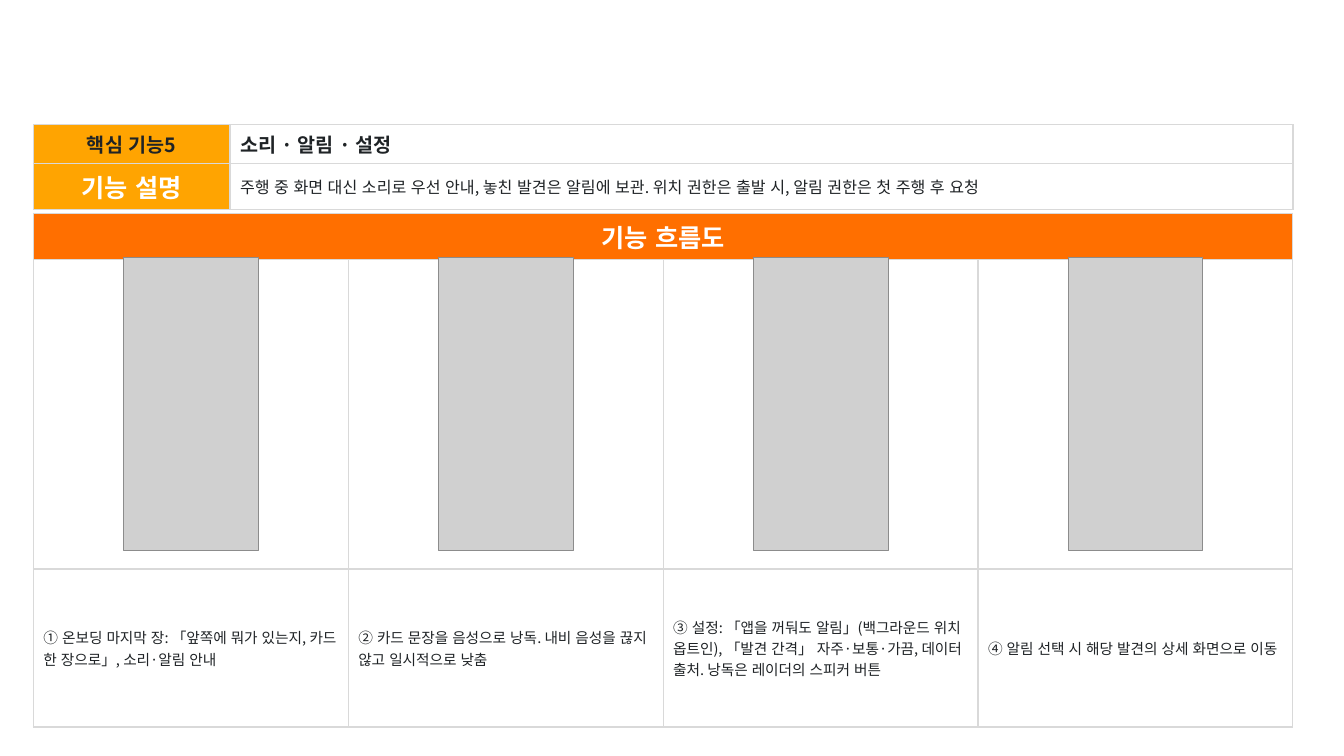
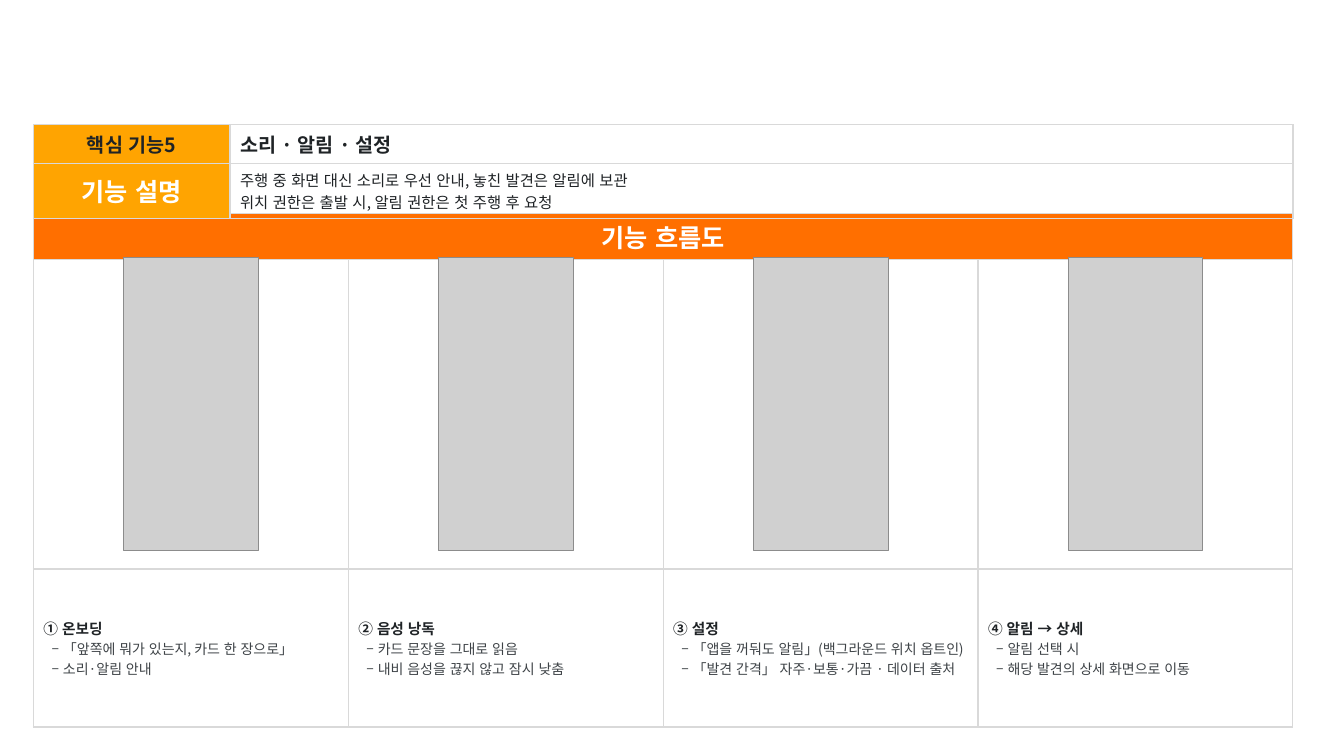
Before and after one commit to Hyee0ne/p-trip, a slide deck: slide 9 of docs/기능설명서_P의여행.pptx. Drawn at 1344x756 pixels with LibreOffice and Linux fonts; fonts in the diff are those of the drawing; grey boxes stand for pictures; background and template pictures are left out. Boxes give left, top, right and bottom in pixels: in the first picture for what was removed or moved away, otherwise in the second. Text is boxed around its words. In the diff, an @@ line names an element or a change of style, - is before the commit and + after.

```diff
--- a/docs/기능설명서_P의여행.pptx
+++ b/docs/기능설명서_P의여행.pptx
@@ table at [33,125,1294,215] @@
-row 2, column 2: 주행 중 화면 대신 소리로 우선 안내, 놓친 발견은 알림에 보관. 위치 권한은 출발 시, 알림 권한은 첫 주행 후 요청
+row 2, column 2: 주행 중 화면 대신 소리로 우선 안내, 놓친 발견은 알림에 보관 / 위치 권한은 출발 시, 알림 권한은 첫 주행 후 요청
@@ table at [33,213,1292,721] @@
-row 3: ① 온보딩 마지막 장: 「앞쪽에 뭐가 있는지, 카드 한 장으로」, 소리·알림 안내 | ② 카드 문장을 음성으로 낭독. 내비 음성을 끊지 않고 일시적으로 낮춤 | ③ 설정: 「앱을 꺼둬도 알림」(백그라운드 위치 옵트인), 「발견 간격」 자주·보통·가끔, 데이터 출처. 낭독은 레이더의 스피커 버튼 | ④ 알림 선택 시 해당 발견의 상세 화면으로 이동
+row 3: ① 온보딩 / ‒ 「앞쪽에 뭐가 있는지, 카드 한 장으로」 / ‒ 소리·알림 안내 | ② 음성 낭독 / ‒ 카드 문장을 그대로 읽음 / ‒ 내비 음성을 끊지 않고 잠시 낮춤 | ③ 설정 / ‒ 「앱을 꺼둬도 알림」(백그라운드 위치 옵트인) / ‒ 「발견 간격」 자주·보통·가끔 · 데이터 출처 | ④ 알림 → 상세 / ‒ 알림 선택 시 / ‒ 해당 발견의 상세 화면으로 이동
```
Also in this commit, not shown: 4 other slides changed, 2 other files.
